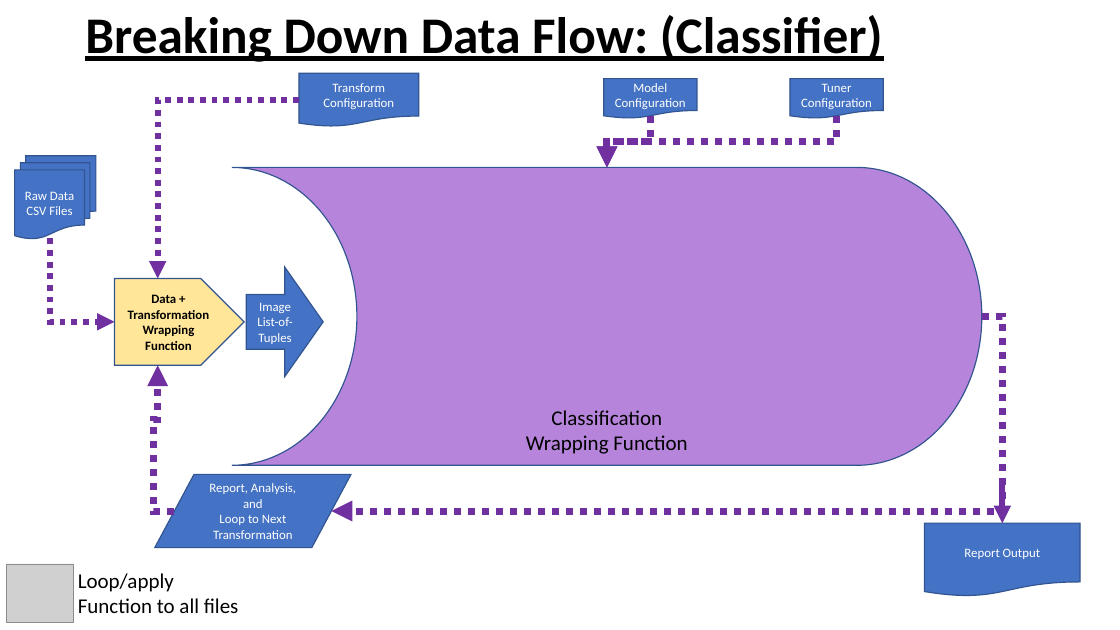
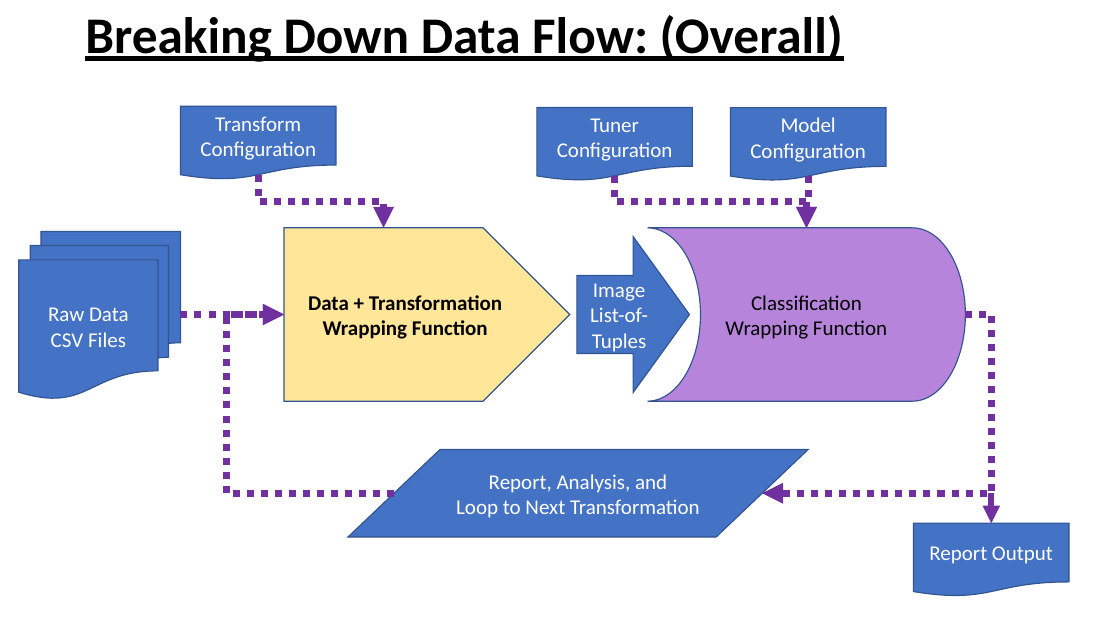
Before and after one commit to EISy-as-Py/hardy, a slide deck: slide 6 of doc/project_management/Images_and_DataFlow.pptx. Drawn at 1120x630 pixels with LibreOffice and Linux fonts; fonts in the diff are those of the drawing; grey boxes stand for pictures. Boxes give left, top, right and bottom in pixels: in the first picture for what was removed or moved away, otherwise in the second. Text is boxed around its words. In the diff, an @@ line names an element or a change of style, - is before the commit and + after.

Commit message:
more images for dataflow

```diff
--- a/doc/project_management/Images_and_DataFlow.pptx
+++ b/doc/project_management/Images_and_DataFlow.pptx
@@ text at bbox=[85, 15, 843, 62]: text changed @@
-Breaking Down Data Flow: (Classifier)
+Breaking Down Data Flow: (Overall)
@@ elbow arrow removed from (299, 100) to (158, 279) @@
@@ flow chart document "Transform": place and size @@
-flow chart document "Transform" at bbox=[299, 73, 419, 127]
+flow chart document "Transform" at bbox=[181, 107, 336, 180]
@@ flow chart document "Tuner": place and size @@
-flow chart document "Tuner" at bbox=[790, 79, 883, 118]
+flow chart document "Tuner" at bbox=[537, 108, 692, 181]
@@ elbow arrow removed from (650, 116) to (607, 167) @@
@@ flow chart document "Model": place and size @@
-flow chart document "Model" at bbox=[604, 79, 697, 118]
+flow chart document "Model" at bbox=[731, 108, 886, 181]
@@ elbow arrow added from (258, 175) to (384, 228), #7030A0 6 pt dashed @@
@@ elbow arrow moved from (837, 116) - (607, 167) to (615, 176) - (807, 228) @@
@@ elbow arrow added from (808, 176) to (807, 228), #7030A0 6 pt dashed @@
@@ flow chart multidocument "Raw Data": place and size @@
-flow chart multidocument "Raw Data" at bbox=[14, 155, 96, 239]
+flow chart multidocument "Raw Data" at bbox=[18, 232, 181, 399]
@@ elbow arrow removed from (50, 239) to (114, 322) @@
@@ pentagon arrow "Data + Transformation": place and size @@
-pentagon arrow "Data + Transformation" at bbox=[114, 279, 244, 365]
+pentagon arrow "Data + Transformation" at bbox=[284, 228, 570, 401]
@@ size 11 to 18 pt in 8 elements at bbox=[914, 523, 1070, 597], bbox=[181, 107, 336, 180], bbox=[731, 108, 886, 181], bbox=[18, 232, 181, 399], bbox=[284, 228, 570, 401], bbox=[348, 450, 808, 537], bbox=[537, 108, 692, 181], bbox=[577, 237, 690, 393] @@
@@ right arrow "Image List-of-Tuples": place and size @@
-right arrow "Image List-of-Tuples" at bbox=[246, 267, 323, 376]
+right arrow "Image List-of-Tuples" at bbox=[577, 237, 690, 393]
@@ flow chart online storage "Classification": place and size @@
-flow chart online storage "Classification" at bbox=[232, 167, 982, 465]
+flow chart online storage "Classification" at bbox=[648, 228, 965, 401]
@@ elbow arrow added from (181, 315) to (284, 314), #7030A0 6 pt dashed @@
@@ elbow arrow added from (394, 493) to (284, 314), #7030A0 6 pt dashed @@
@@ elbow arrow moved from (982, 317) - (332, 511) to (965, 314) - (762, 493) @@
@@ elbow arrow removed from (175, 511) to (158, 365) @@
@@ flow chart input output "Report, Analysis, and Loop to ...": place and size @@
-flow chart input output "Report, Analysis, and Loop to ..." at bbox=[155, 475, 351, 548]
+flow chart input output "Report, Analysis, and Loop to ..." at bbox=[348, 450, 808, 537]
@@ arrow moved from (1002, 482) - (1002, 523) to (991, 493) - (991, 523) @@
@@ flow chart document "Report Output": place and size @@
-flow chart document "Report Output" at bbox=[925, 523, 1081, 597]
+flow chart document "Report Output" at bbox=[914, 523, 1070, 597]
@@ picture removed at bbox=[6, 564, 74, 623] @@
@@ text removed at bbox=[78, 573, 239, 613] @@
-Loop/apply Function to all files
```
Also in this commit, not shown: 2 other slides changed, 1 slide added.
